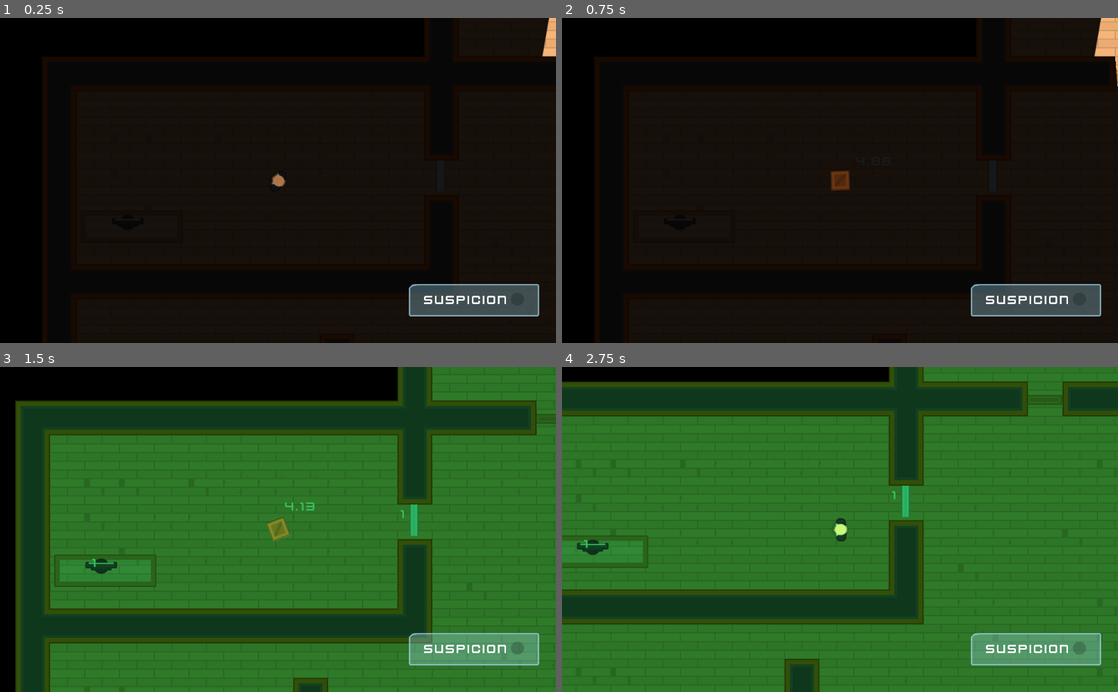
Above: before the commit, frames 1-4 (two rows, left to right).
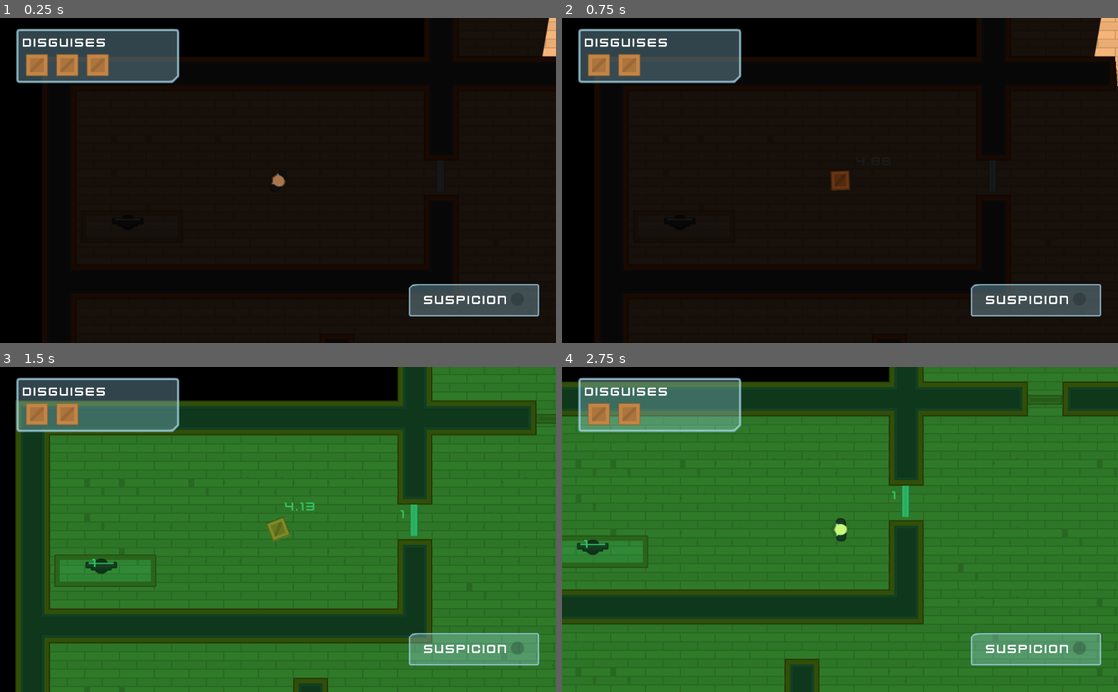
Above: after the commit, the same moments.

Repository: adam-spice/espionage_inc
Game: Godot game, scene res://Levels/Level1.tscn
Two runs of this game, one before a commit and one after it. Both use one fixed random seed, a clock stepped at 60 frames per second and the inputs below.
Inputs (mouse positions are in pixels of both pictures, inside the frame that each line leads up to):
- Up to frame 1 (0.25 s): no input
- Up to frame 2 (0.75 s): tap Enter at 0.5 s; move the mouse to (1001, 174) at 0.52 s; hold D (move_right) from 0.53 s (still down); tap E (toggle_disguise) at 0.6 s; click (1001, 174) at 0.67 s
- Up to frame 3 (1.5 s): move the mouse to (555, 425) at 1.27 s; release D (move_right) at 1.28 s; hold S (move_down) from 1.28 s (still down); tap Space (toggle_vision_mode) at 1.35 s; click (555, 425) at 1.42 s
- Up to frame 4 (2.75 s): move the mouse to (662, 536) at 2.02 s; release S (move_down) at 2.03 s; hold D (move_right) from 2.03 s (still down); tap E (toggle_disguise) at 2.1 s; click (662, 536) at 2.17 s

The runs differ from the first frame. In frame 1, 4.9% of the frame differs, in the area x 2-33%, y 3-21%; in frame 2, 4.9%; in frame 3, 4.9%; in frame 4, 4.9%.
Error in both runs: Invalid get index '0' (on base: 'PoolVector2Array'). (res://Characters/NPC/Gaurd.gd:22)

Commit message:
added disguise interface

Diff:
--- a/Characters/Player.gd
+++ b/Characters/Player.gd
@@ -19,6 +19,8 @@
 
 func _ready():
 	reveal()
+	get_tree().call_group("DisguiseDisplay", "update_disguises",
+			number_of_disguises)
 	$Timer.wait_time = disguise_duration
 
 
@@ -73,6 +75,8 @@
 	$LightOccluder2D.occluder = load(BOX_OCCLUDER)
 	$DisguiseLabel.visible = true
 	number_of_disguises -= 1
+	get_tree().call_group("DisguiseDisplay", "update_disguises",
+			number_of_disguises)
 	velocity_multiplier = disguise_slowdown
 	disguised = true
 	collision_layer = 16
--- /dev/null
+++ b/Interface/DisguiseCounter.gd
@@ -0,0 +1,6 @@
+extends ItemList
+
+func update_disguises(number):
+	clear()
+	for disguises in range(number):
+		add_icon_item(load("res://GFX/PNG/Tiles/tile_129.png"),false)
--- a/Interface/GUI.tscn
+++ b/Interface/GUI.tscn
@@ -1,10 +1,13 @@
-[gd_scene load_steps=6 format=2]
+[gd_scene load_steps=9 format=2]
 
 [ext_resource path="res://GFX/Interface/PNG/glassPanel_cornerTL.png" type="Texture" id=1]
 [ext_resource path="res://Interface/Theme.tres" type="Theme" id=2]
 [ext_resource path="res://GFX/Interface/PNG/dot_shadow.png" type="Texture" id=3]
 [ext_resource path="res://GFX/Interface/PNG/dotRed.png" type="Texture" id=4]
 [ext_resource path="res://Interface/SuspicionMeter.gd" type="Script" id=5]
+[ext_resource path="res://GFX/Interface/PNG/glassPanel_cornerBR.png" type="Texture" id=6]
+[ext_resource path="res://GFX/PNG/Tiles/tile_130.png" type="Texture" id=7]
+[ext_resource path="res://Interface/DisguiseCounter.gd" type="Script" id=8]
 
 [node name="GUI" type="CanvasLayer"]
 
@@ -62,9 +65,52 @@
 margin_right = 184.0
 margin_bottom = 27.0
 max_value = 150.0
-step = 1.0
 value = 10.0
 texture_under = ExtResource( 3 )
 texture_progress = ExtResource( 4 )
 fill_mode = 4
 script = ExtResource( 5 )
+
+[node name="DisguiseContainer" type="NinePatchRect" parent="Control"]
+margin_left = 30.0
+margin_top = 20.0
+margin_right = 330.0
+margin_bottom = 120.0
+rect_min_size = Vector2( 260, 100 )
+texture = ExtResource( 6 )
+patch_margin_left = 12
+patch_margin_top = 12
+patch_margin_right = 12
+patch_margin_bottom = 12
+__meta__ = {
+"_edit_use_anchors_": false
+}
+
+[node name="VBoxContainer" type="VBoxContainer" parent="Control/DisguiseContainer"]
+anchor_right = 1.0
+anchor_bottom = 1.0
+margin_left = 12.0
+margin_top = 12.0
+margin_right = -12.0
+margin_bottom = -12.0
+__meta__ = {
+"_edit_use_anchors_": false
+}
+
+[node name="Label" type="Label" parent="Control/DisguiseContainer/VBoxContainer"]
+margin_right = 276.0
+margin_bottom = 27.0
+text = "DISGUISES"
+
+[node name="DisguiseCounter" type="ItemList" parent="Control/DisguiseContainer/VBoxContainer" groups=[
+"DisguiseDisplay",
+]]
+margin_top = 31.0
+margin_right = 276.0
+margin_bottom = 81.0
+items = [ "", ExtResource( 7 ), false ]
+auto_height = true
+max_columns = 8
+icon_mode = 0
+icon_scale = 0.75
+script = ExtResource( 8 )
--- a/Interface/Theme.tres
+++ b/Interface/Theme.tres
@@ -10,6 +10,18 @@
 size = 18
 use_filter = true
 font_data = ExtResource( 3 )
+
+[sub_resource type="StyleBoxEmpty" id=3]
+
+[sub_resource type="StyleBoxEmpty" id=4]
+
+[sub_resource type="StyleBoxEmpty" id=5]
+
+[sub_resource type="StyleBoxEmpty" id=6]
+
+[sub_resource type="StyleBoxEmpty" id=7]
+
+[sub_resource type="StyleBoxEmpty" id=8]
 
 [sub_resource type="DynamicFont" id=2]
 size = 24
@@ -28,6 +40,20 @@
 Button/styles/hover = ExtResource( 4 )
 Button/styles/normal = ExtResource( 2 )
 Button/styles/pressed = ExtResource( 5 )
+ItemList/colors/font_color = Color( 0.63, 0.63, 0.63, 1 )
+ItemList/colors/font_color_selected = Color( 1, 1, 1, 1 )
+ItemList/colors/guide_color = Color( 0, 0, 0, 0.1 )
+ItemList/constants/hseparation = 4
+ItemList/constants/icon_margin = 4
+ItemList/constants/line_separation = 2
+ItemList/constants/vseparation = 2
+ItemList/fonts/font = null
+ItemList/styles/bg = SubResource( 3 )
+ItemList/styles/bg_focus = SubResource( 4 )
+ItemList/styles/cursor = SubResource( 5 )
+ItemList/styles/cursor_unfocused = SubResource( 6 )
+ItemList/styles/selected = SubResource( 7 )
+ItemList/styles/selected_focus = SubResource( 8 )
 Label/colors/font_color = Color( 1, 1, 1, 1 )
 Label/colors/font_color_shadow = Color( 0, 0, 0, 0 )
 Label/colors/font_outline_modulate = Color( 1, 1, 1, 1 )
Not shown: 1 places in Interface/Theme.tres that only renumber resources
